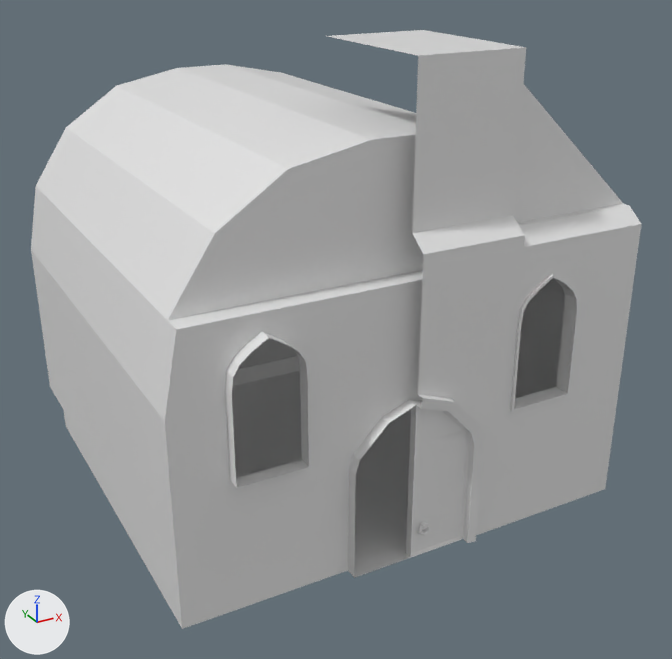
A saved change to the OBJ model models/churchInterior.obj.
The view is the same before and after, from a camera (50 mm lens) standing at (-55.1, -114.7, 74.2) and looking at (3.3, -8.5, 21.2). The axes (+X, +Y, +Z) are drawn at lower left. The lights are the same throughout. Where no turn or scale is listed for an object, it has been applied to the vertices.

Names of what the first picture shows: 'Cube', 'fachada_Cube_Cube.001', 'interior_Plane', 'puerta_Cube_Cube.003'.
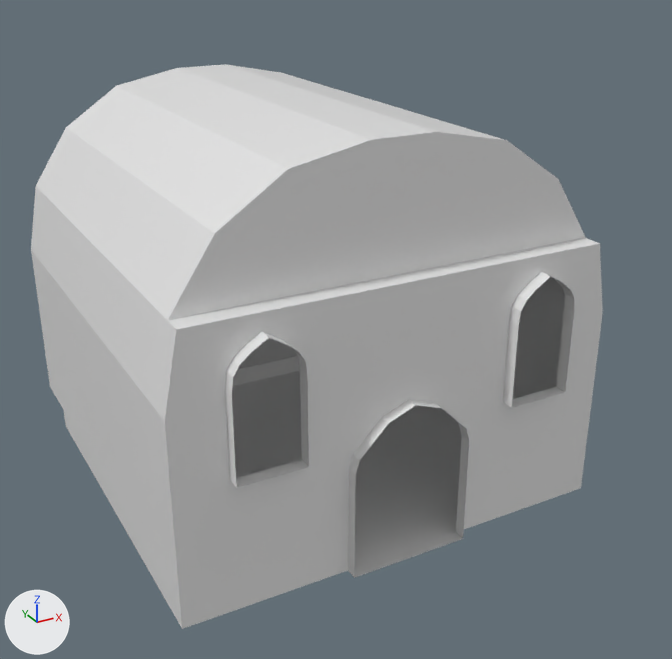
Location of each change, (x1, y1, x2, y2) in pixels of the pictures (672 x 659 px):
```json
{"object": "fachada_Cube_Cube.001", "change": "deleted", "before": [327, 30, 641, 543]}
{"object": "puerta_Cube_Cube.003", "change": "deleted", "before": [406, 401, 470, 558]}
{"object": "Torus", "change": "deleted", "before": [418, 523, 429, 535]}
{"object": "Cube", "change": "deleted", "before": [420, 522, 428, 530]}
```

Scene script edits in JSON lines:
```json
{"op": "remove", "block": "ob_cube", "code": ["ob_cube = bpy.data.objects.new('Cube', me_cube)", "ob_cube.location = (0.0, 0.0, 0.0)"]}
{"op": "remove", "block": "ob_fachada_cube_cube_001", "code": ["ob_fachada_cube_cube_001 = bpy.data.objects.new('fachada_Cube_Cube.001', me_fachada_cube_cube_001)", "ob_fachada_cube_cube_001.location = (0.0, 0.0, 0.0)"]}
{"op": "remove", "block": "ob_puerta_cube_cube_003", "code": ["ob_puerta_cube_cube_003 = bpy.data.objects.new('puerta_Cube_Cube.003', me_puerta_cube_cube_003)", "ob_puerta_cube_cube_003.location = (0.0, 0.0, 0.0)"]}
{"op": "remove", "block": "ob_torus", "code": ["ob_torus = bpy.data.objects.new('Torus', me_torus)", "ob_torus.location = (0.0, 0.0, 0.0)"]}
```
